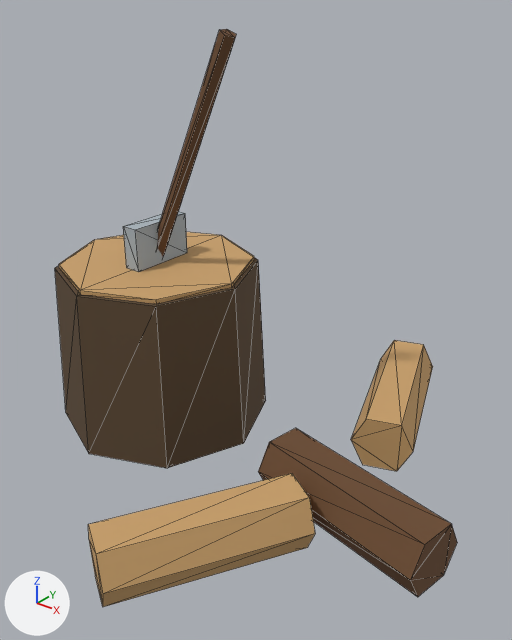
Two versions of the glTF model site/models/GT_ChoppingBlock_01.glb, one commit apart.
Before and after are seen from a 50 mm camera at (1.167, -1.086, 1.016) aimed at (0.332, -0.043, 0.369). Every picture has the same lights, and +X, +Y and +Z are marked at lower left. The older version comes first. Mesh edges are drawn as thin lines. Vertices at exactly the same position are counted once.

Names of what the first picture shows: 'GT_ChoppingBlock_01'.
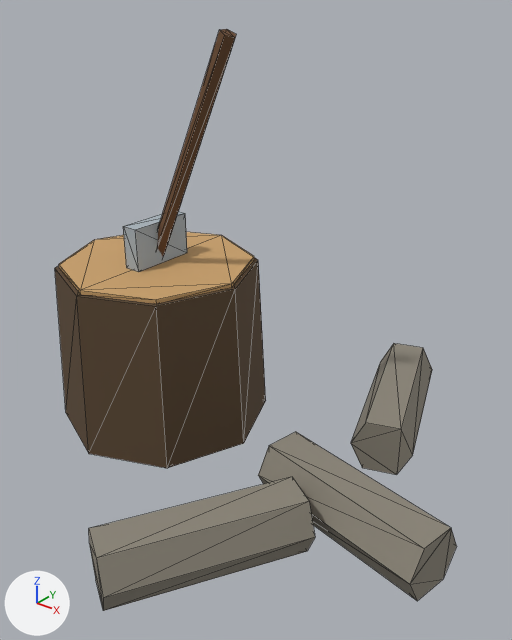
Boxes (x1, y1, x2, y2) around the edits, measured in the pictures (512 x 640 px; the box of a moved part takes in the faces that stretch with it):
'GT_ChoppingBlock_01', reshaped: before (55, 29, 457, 607); after (55, 29, 457, 611)
part 1 of me_gt_choppingblock_01, moved or reshaped: before (351, 340, 433, 471); after (351, 343, 432, 475)
part 2 of me_gt_choppingblock_01, moved or reshaped: before (258, 428, 457, 597); after (258, 432, 457, 601)
part 3 of me_gt_choppingblock_01, moved or reshaped: before (88, 473, 315, 607); after (89, 477, 315, 611)

Diff of the bpy script that builds the scene:
```diff
--- a/site/models/GT_ChoppingBlock_01.glb.py
+++ b/site/models/GT_ChoppingBlock_01.glb.py
@@ me_gt_choppingblock_01 @@
 # used by ob_gt_choppingblock_01; location = (0.0, 0.0, 0.0)
-me_gt_choppingblock_01.from_pydata(...)  # 86 vertices, 144 faces; spans x -0.26..0.829, y -0.558..0.512, z 0.0..0.925
+me_gt_choppingblock_01.from_pydata(...)  # 86 vertices, 144 faces; spans x -0.26..0.829, y -0.558..0.512, z -0.001..0.925
+# me_gt_choppingblock_01 part 1: the loose piece of 12 vertices spanning x 0.366..0.634, y 0.088..0.512, z 0.008..0.132 is moved by (0.0, 0.0, -0.009)
+# me_gt_choppingblock_01 part 2: the loose piece of 12 vertices spanning x 0.411..0.829, y -0.204..0.004, z 0.008..0.132 is moved by (0.0, 0.0, -0.009)
+# me_gt_choppingblock_01 part 3: the loose piece of 12 vertices spanning x 0.289..0.611, y -0.558..-0.142, z 0.008..0.132 is moved by (0.0, 0.0, -0.009)
 me_gt_choppingblock_01.materials.append(mat_globalpalette)
```
